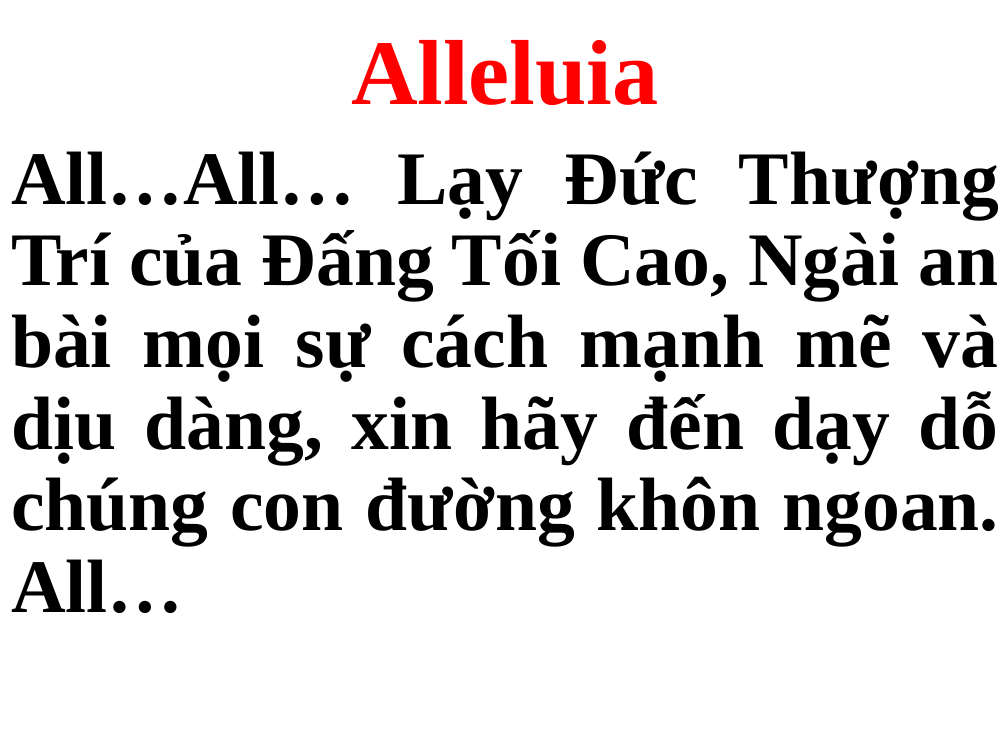
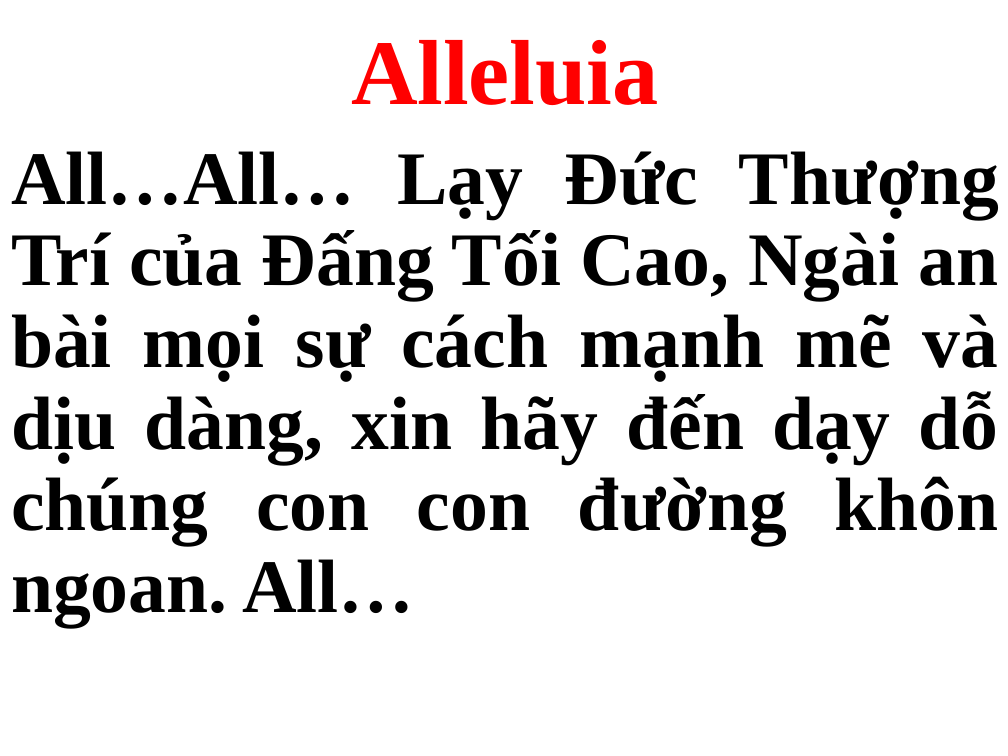
Before and after one commit to peteranh99/usb-songs, a slide deck: slide 14 of Thứ 5.pptx. Drawn at 1008x756 pixels with LibreOffice and Linux fonts; fonts in the diff are those of the drawing. Boxes give left, top, right and bottom in pixels: in the first picture for what was removed or moved away, otherwise in the second. Text is boxed around its words. In the diff, an @@ line names an element or a change of style, - is before the commit and + after.

```diff
--- a/Thứ 5.pptx
+++ b/Thứ 5.pptx
@@ subtitle at (11, 151, 999, 627): text changed; text colour #000000 to #1F1F1F @@
-All…All… Lạy Đức Thượng Trí của Đấng Tối Cao, Ngài an bài mọi sự cách mạnh mẽ và dịu dàng, xin hãy đến dạy dỗ chúng con đường khôn ngoan. All…
+All…All… Lạy Đức Thượng Trí của Đấng Tối Cao, Ngài an bài mọi sự cách mạnh mẽ và dịu dàng, xin hãy đến dạy dỗ chúng con con đường khôn ngoan. All…
```
Also in this commit, not shown: 26 other slides changed, 1 other file.
